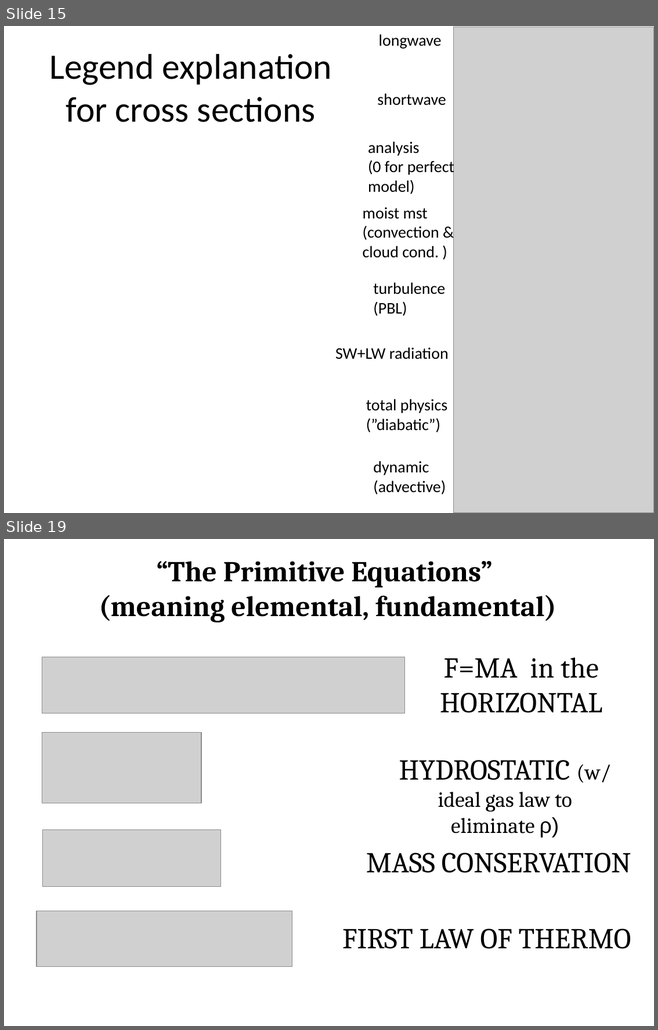
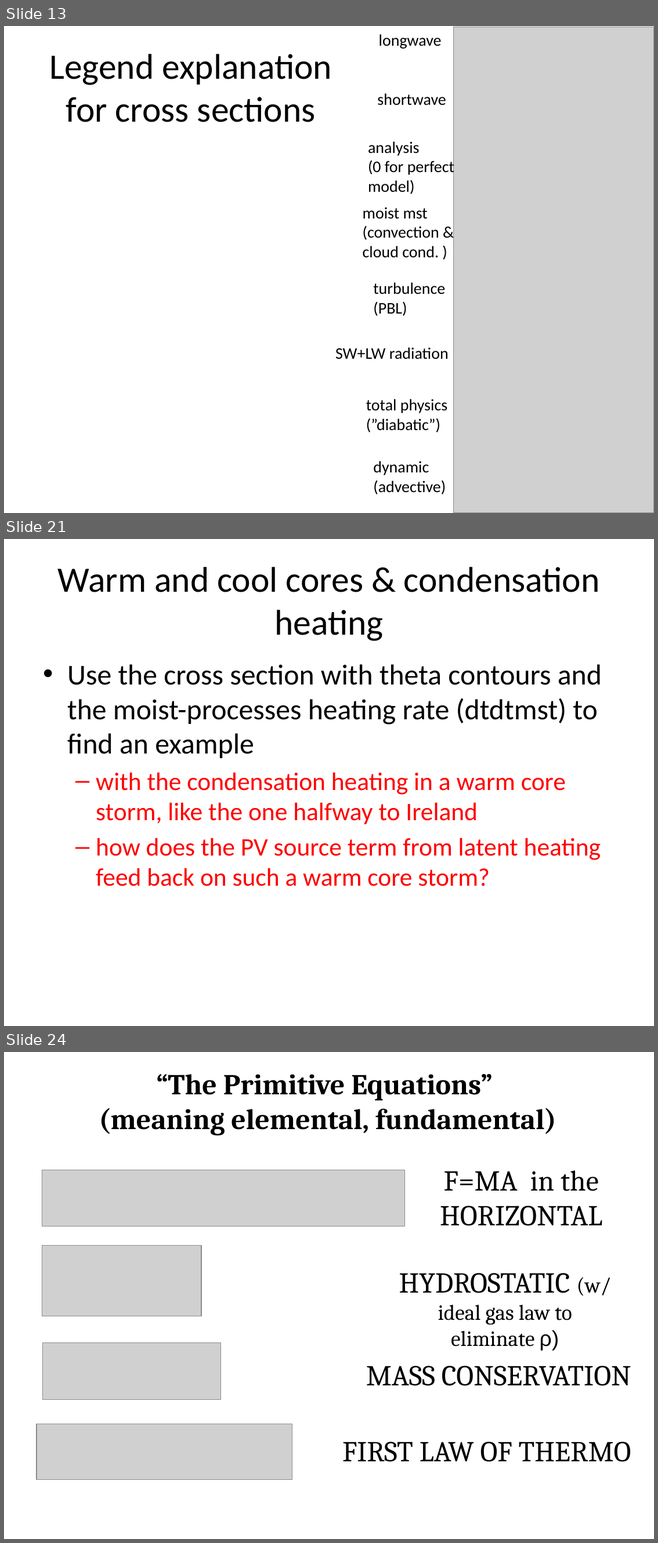
Before and after one commit to weiming9115/ATM651_IntroAtmDynamics, a slide deck: Unit2-WHch7/PV_budget_heatingrates_spinupconcept.pptx. Shown one above the other, each under a label of ours: slides 15 and 19 before the commit, slides 13, 21 and 24 after it; the slides between them are not shown. The pictures are 658x1030 and 658x1543 pixels, drawn with LibreOffice and Linux fonts; fonts in the diff are those of the drawing; grey boxes stand for pictures. Boxes give left, top, right and bottom in pixels: in the first picture for what was removed or moved away, otherwise in the second. Text is boxed around its words. In the diff, an @@ line names an element or a change of style, - is before the commit and + after.

```diff
--- a/Unit2-WHch7/PV_budget_heatingrates_spinupconcept.pptx
+++ b/Unit2-WHch7/PV_budget_heatingrates_spinupconcept.pptx
@@ slide 21 added at bbox=[4, 539, 654, 1026], background #FFFFFF @@
@@ title added at bbox=[58, 567, 600, 641], 39.6 pt, text #000000 @@
+Warm and cool cores & condensation heating
@@ text added at bbox=[67, 664, 601, 886], 28 pt, text #FF0000 @@
+• Use the cross section with theta contours and the moist-processes heating rate (dtdtmst) to find an example
+  – with the condensation heating in a warm core storm, like the one halfway to Ireland
+  – how does the PV source term from latent heating feed back on such a warm core storm?
@@ what was slide 15 is now slide 13 @@
@@ what was slide 19 is now slide 24 @@
```
Also in this commit, not shown: 10 slides changed, 8 other slides added, 4 slides removed.
